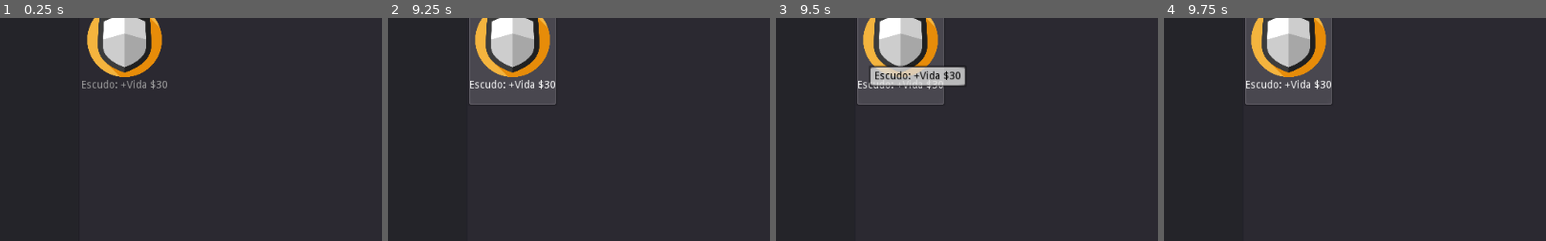
Above: before the commit, frames 1-4 (left to right).
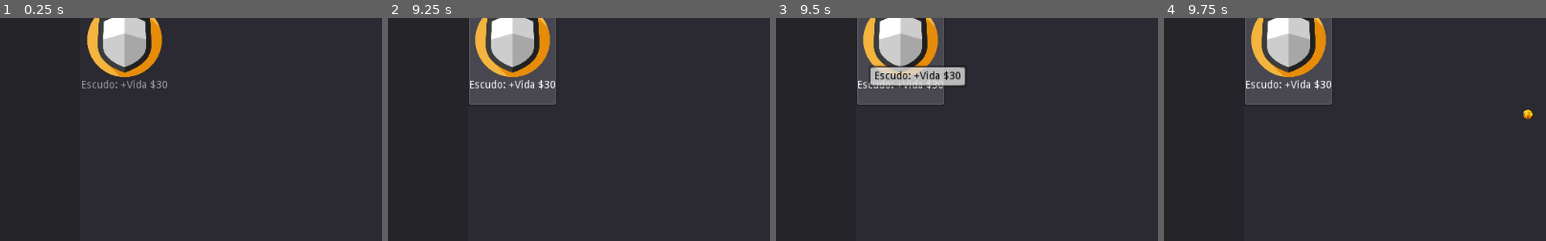
Above: after the commit, the same moments.

Repository: JuanG10/boss
Game: Godot game, scene res://UpgradeScreen/GreenPanel.tscn
Two runs of this game, one before a commit and one after it. Both use one fixed random seed, a clock stepped at 60 frames per second and the inputs below. This scene is started directly instead of the project's main scene.
Inputs (mouse positions are % of the whole screen's width and height, from its top left):
- Up to frame 1 (0.25 s): no input
- Up to frame 2 (9.25 s): click "Jugar de nuevo" at 0.5 s; click "Jugar de nuevo" at 1.25 s; click (3, 53) at 2 s; click (97, 53) at 2.75 s; click (50, 95) at 3.5 s; click (50, 5) at 4.25 s; tap Enter (ui_accept) at 5, 5.27, 5.75, 6.02, 6.5, 7.25, 7.52, 8, 8.27, 8.75, 9.02 s; move the mouse to (72, 45) at 5.02 s; hold D (right) 5.03-5.78 s; tap 1 (Activate_shield) at 5.1, 6.05, 7.55, 8.1, 9.05 s; click (72, 45) at 5.17 s; tap 5 (Activate_corazon, bound only after the commit) at 5.3, 5.85, 6.8, 8.3 s; move the mouse to (30, 55) at 5.77 s; hold S (down) 5.78-6.53 s; move the mouse to (60, 28) at 6.52 s; hold D (right) 6.53-7.28 s; tap 3 (Activate_atk_speed) at 6.6 s; move the mouse to (45, 70) at 7.27 s; hold W (up) 7.28-8.03 s; tap 2 (Activate_damage) at 7.35 s; click (45, 70) at 7.42 s; move the mouse to (80, 65) at 8.02 s; hold A (left) from 8.03 s (still down); move the mouse to (20, 35) at 8.77 s; tap E (next_color) at 8.85 s
- Up to frame 3 (9.5 s): keep holding A (left)
- Up to frame 4 (9.75 s): move the mouse to (55, 50) at 9.52 s; release A (left) at 9.53 s; hold S (down) from 9.53 s (still down); tap Q (previous_color) at 9.6 s; click (55, 50) at 9.67 s
The pictures show only the part of the screen within x 8-58%, y 25-75%; the shares and areas given below are measured in that part.

Frames 1-3 are identical in both runs. In frame 4, less than 0.1% of the frame differs, in the area x 94-97%, y 41-46%.
Error in both runs: Trying to assign value of type 'Viewport' to a variable of type 'Node2D'. (res://UpgradeScreen/Pannels.gd:5)

Commit message:
refactor

Diff:
--- a/Habilidades.gd
+++ b/Habilidades.gd
@@ -3,6 +3,12 @@
 
 var position
 var posi_y = 0
+var habilidad_verde = false
+var habilidad_rojo  = true
+var habilidad_azul  = true
+var scene
+var habilidades_agregadas = []
+var active_verde = true
 
 const HABILIDADES = {
 	ESCUDO 	  = preload("res://Habilidades/Escudo.tscn"),
@@ -17,7 +23,6 @@
 func _ready():
 	#set_text("Habilidades: ")
 	position = get_parent()
-	set_names_habilidades()
 
 func on_update():
 	#set_text("Habilidades: " + str(GlobalVariables.money))
@@ -26,43 +31,90 @@
 
 func set_names_habilidades():
 	for name_habilidad in GlobalVariables.habilidadres:
-		sprite_de_habilidad(name_habilidad)
+		set_sprite_habilidad_rojo(name_habilidad)
+		set_sprite_habilidad_azul(name_habilidad)
+		set_sprite_habilidad_verde(name_habilidad)
+
+
+func _physics_process(delta):
+	pepe()
+
+
+func pepe():
+	set_habilidad_verde()
+	if habilidad_verde && GlobalVariables.habilidadres.size() > 0 && active_verde:
+		set_names_habilidades()
+		active_verde = false
+	elif !active_verde  && GlobalVariables.habilidadres.size()> 0 && get_parent().color_actual() != "Verde":
+		print("pepepepeppe")
+		limpiar_habilidades()
+		habilidad_verde = true
+
+
+func set_habilidad_verde():
+	if get_parent().color_actual() == "Verde":
+		habilidad_verde = true
+	else:
+		habilidad_verde = false
 
 
 
-func sprite_de_habilidad(name_habilidad):
-	var scene
-	if	name_habilidad == "shield":
+func set_sprite_habilidad_rojo(name_habilidad):
+	if get_parent().color_actual() == "Rojo":
+		if name_habilidad == "atk_speed":
+			scene = HABILIDADES.BALA.instance()
+			add_child(scene)
+			set_icono_habilidad('Bala')
+		elif name_habilidad == "Speed":
+			scene = HABILIDADES.SPEED.instance()
+			add_child(scene)
+			set_icono_habilidad('speed')
+		elif name_habilidad == "damage":
+			scene = HABILIDADES.PISTOLA_2.instance()
+			add_child(scene)
+			set_icono_habilidad('Pistola_2')
+		elif name_habilidad == "damage_1":
+			scene = HABILIDADES.PISTOLA.instance()
+			add_child(scene)
+			set_icono_habilidad('Pistola')
+		elif name_habilidad == "Cuchillo":
+			scene = HABILIDADES.CUCHILLO.instance()
+			add_child(scene)
+			set_icono_habilidad(name_habilidad)
+
+
+
+
+func set_sprite_habilidad_verde(name_habilidad):
+	if	name_habilidad == "shield" && get_parent().color_actual() == "Verde":
 		scene = HABILIDADES.ESCUDO.instance()
+		habilidades_agregadas.append(scene)
 		add_child(HABILIDADES.ESCUDO.instance())
 		set_icono_habilidad('Escudo')
-	elif name_habilidad == "atk_speed":
-		scene = HABILIDADES.BALA.instance()
-		add_child(scene)
-		set_icono_habilidad('Bala')
-	elif name_habilidad == "Speed":
-		scene = HABILIDADES.SPEED.instance()
-		add_child(scene)
-		set_icono_habilidad('speed')
-	elif name_habilidad == 'Corazon':
+		active_verde = false
+
+
+
+func set_sprite_habilidad_azul(name_habilidad):
+	if name_habilidad == 'Corazon' && get_parent().color_actual() == "Azul":
+		limpiar_habilidades()
 		scene = HABILIDADES.CORAZON.instance()
 		add_child(scene)
 		set_icono_habilidad(name_habilidad)
-	elif name_habilidad == "damage":
-		scene = HABILIDADES.PISTOLA_2.instance()
-		add_child(scene)
-		set_icono_habilidad('Pistola_2')
-	elif name_habilidad == "damage_1":
-		scene = HABILIDADES.PISTOLA.instance()
-		add_child(scene)
-		set_icono_habilidad('Pistola_1')
-	elif name_habilidad == "Cuchillo":
-		scene = HABILIDADES.CUCHILLO.instance()
-		add_child(scene)
-		set_icono_habilidad(name_habilidad)
+		habilidad_azul = false
+
+
+
 
 
 func set_icono_habilidad(name_habilidad):
 		get_node(name_habilidad).position.x += get_node("Position2D").position.x + posi_y
 		get_node(name_habilidad).position.y += get_node("Position2D").position.y
 		posi_y += 25
+
+
+func limpiar_habilidades():
+	for habilidad in habilidades_agregadas:
+		remove_child(habilidad)
+		print("for")
+	posi_y = 0
--- a/Player/BlueBehavior.gd
+++ b/Player/BlueBehavior.gd
@@ -1,5 +1,9 @@
 extends Node
 
+var habilidades_actual = []
+
+func add_habilidad(name_habilidad):
+	habilidades_actual.append(name_habilidad)
 
 var burn   = false
 var heal   = false
--- a/Player/GreenBehavior.gd
+++ b/Player/GreenBehavior.gd
@@ -1,5 +1,9 @@
 extends Node
 
+var habilidades_actual = []
+
+func add_habilidad(name_habilidad):
+	habilidades_actual.append(name_habilidad)
 
 var burn = false
 var heal = true
--- a/Player/Player.gd
+++ b/Player/Player.gd
@@ -35,6 +35,7 @@
 var habilidad_speed  	= true
 var habilidad_atk_speed = true
 var habilidad_damage    = true
+var habilidad_corazon   = true
 
 func initialize(l,c):
 	label = l
@@ -59,11 +60,14 @@
 func color_actual():
 	var sprite_modulate = $Sprite.modulate
 	if sprite_modulate == Color(1,0,0,1):
-		return "Rojo"
+		return "Red"
 	elif sprite_modulate == Color(0,0,1,1):
 		return "Blue"
 	elif sprite_modulate == Color(0,1,0,1):
-		return "Verde"
+		return "Green"
+
+func add_habiliad_state(name_habilidad,color_player):
+	$States.get_node(color_player).add_habilidad(name_habilidad)
 
 
 func _physics_process(_delta):
@@ -109,6 +113,10 @@
 	if Input.is_action_just_pressed("Activate_shield") && existe_habilidad("shield") && habilidad_health && color_actual() == "Verde":
 		efecto_de_health()
 		activar_timer()
+	if Input.is_action_just_released("Activate_corazon") && existe_habilidad("Corazon") && habilidad_corazon && color_actual() == "Blue":
+		efecto_de_corazon()
+		activar_timer()
+
 	if Input.is_action_just_pressed("Activate_speed") && existe_habilidad("speed") && habilidad_speed:
 		efecto_de_speed()
 		activar_timer()
@@ -120,6 +128,11 @@
 		activar_timer()
 
 
+func efecto_de_corazon():
+	GlobalVariables.health += 30
+	health = GlobalVariables.health
+	label.on_update(health)
+	habilidad_corazon = false
 
 #El personaje recupera vida
 func efecto_de_health():
--- a/Player/RedBehavior.gd
+++ b/Player/RedBehavior.gd
@@ -1,5 +1,9 @@
 extends Node
 
+var habilidades_actual = []
+
+func add_habilidad(name_habilidad):
+	habilidades_actual.append(name_habilidad)
 
 var burn = true
 var heal = false
--- a/UpgradeScreen/upgrade_list.gd
+++ b/UpgradeScreen/upgrade_list.gd
@@ -43,8 +43,6 @@
 		add_item("Pistola: +Daño a distancia contra rojo", GREEN.pistola)
 		add_item("Bala: +Cadencia " + precio, BASE.bala)
 	elif parent_name == "GreenPanel":
-		#add_item("Cuchillo: +Daño a corta distancia contra verde", GREEN.cuchillo)
-		#add_item("Pistola: +Daño a distancia contra verde", GREEN.pistola)
 		add_item("Escudo: +Vida " + precio, GREEN.escudo) #2
 	elif parent_name == "BluePanel":
 		add_item("Corazon: +Vida" + precio,BLUE.corazon)
@@ -97,10 +95,14 @@
 func comprar_red_panel():
 	if _get_selected_item()   == 0:
 			GlobalVariables.add_habilidad("Cuchillo")
+			print(get_tree().get_nodes_in_group("Player"))
+			get_tree().get_nodes_in_group("Player")[0].add_habiliad_state("Cuchillo","Red")
 			music_moneda_play()
+			animacion_monedas()
 	elif _get_selected_item() == 1:
 			GlobalVariables.add_habilidad("damage_1")
 			music_moneda_play()
+			animacion_monedas()
 	elif _get_selected_item()   == 2:
 			GlobalVariables.add_habilidad("atk_speed")
 			music_moneda_play()
@@ -108,11 +110,13 @@
 func comprar_green_panel():
 	if _get_selected_item() == 0:
 		GlobalVariables.add_habilidad("shield")
+		animacion_monedas()
 		music_moneda_play()
 
 func comprar_blue_panel():
 	if _get_selected_item() == 0:
 		GlobalVariables.add_habilidad("Corazon")
+		animacion_monedas()
 		music_moneda_play()
 
 
--- a/project.godot
+++ b/project.godot
@@ -83,6 +83,11 @@
 , Object(InputEventKey,"resource_local_to_scene":false,"resource_name":"","device":0,"alt":false,"shift":false,"control":false,"meta":false,"command":false,"pressed":false,"scancode":52,"unicode":0,"echo":false,"script":null)
  ]
 }
+Activate_corazon={
+"deadzone": 0.5,
+"events": [ Object(InputEventKey,"resource_local_to_scene":false,"resource_name":"","device":0,"alt":false,"shift":false,"control":false,"meta":false,"command":false,"pressed":false,"scancode":53,"unicode":0,"echo":false,"script":null)
+ ]
+}
 
 [rendering]
 
